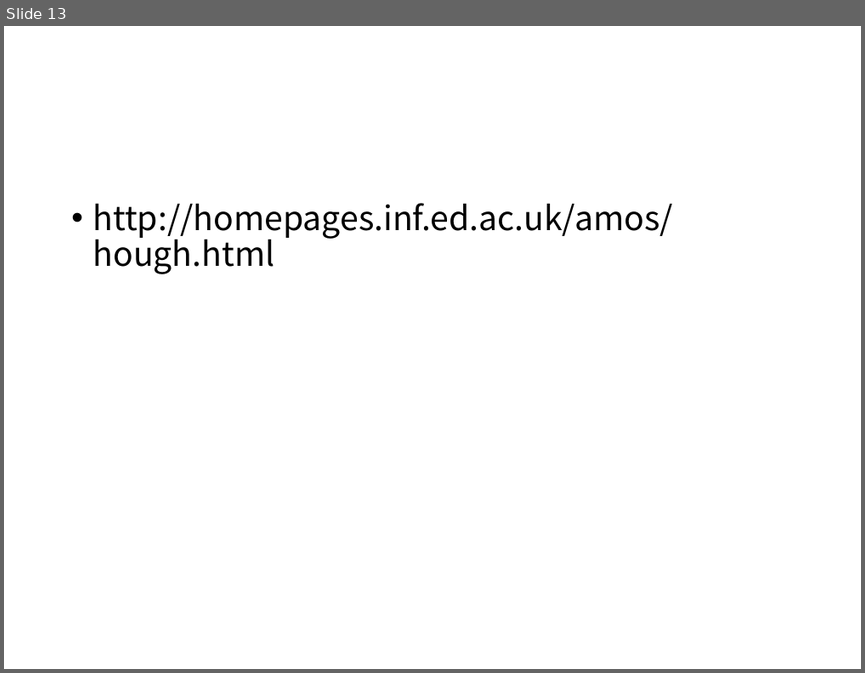
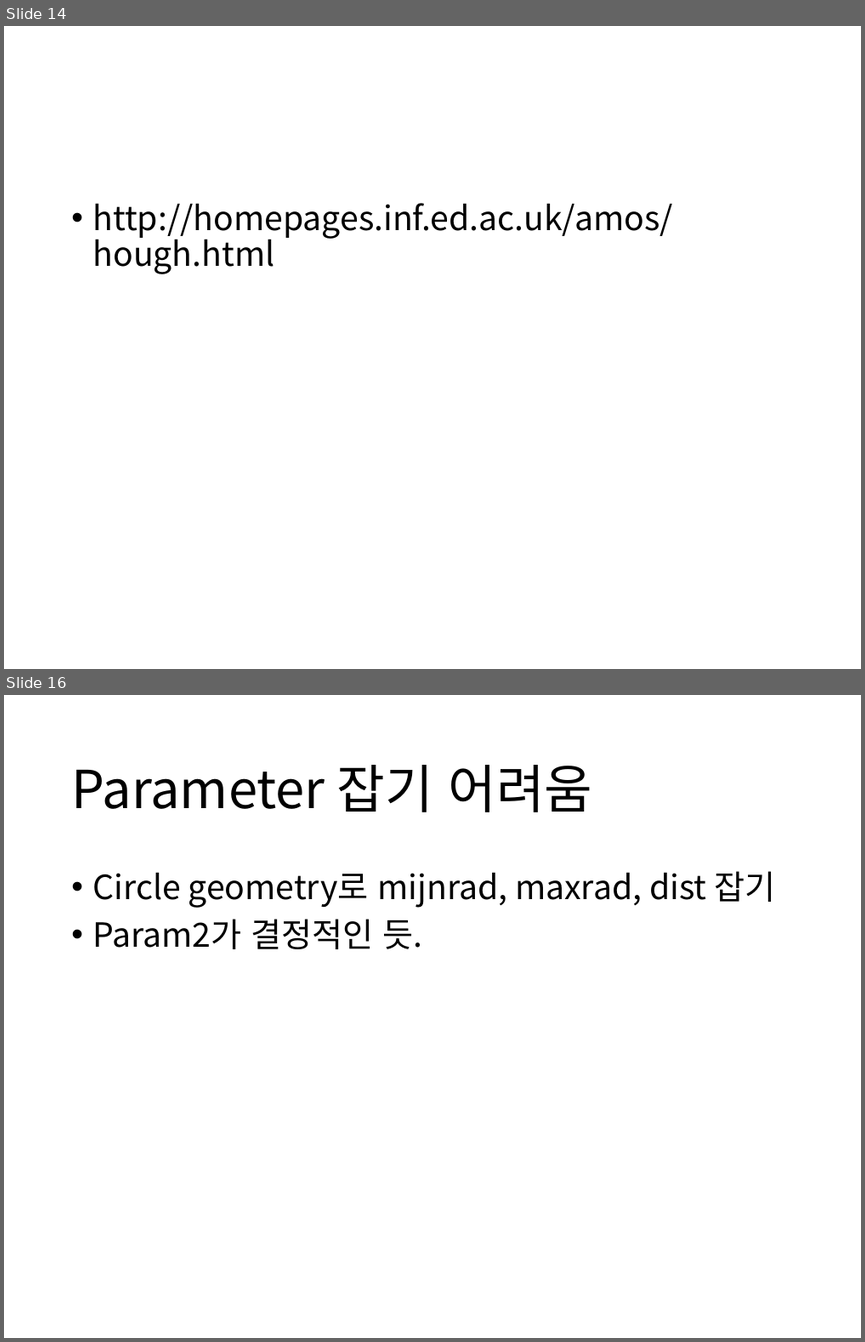
Before and after one commit to boy1089/MyProject, a slide deck: hough transform/hough transform ver1.pptx. Shown one above the other, each under a label of ours: slide 13 before the commit, slides 14 and 16 after it; the slides between them are not shown. The pictures are 865x673 and 865x1342 pixels, drawn with LibreOffice and Linux fonts; fonts in the diff are those of the drawing. Boxes give left, top, right and bottom in pixels: in the first picture for what was removed or moved away, otherwise in the second. Text is boxed around its words. In the diff, an @@ line names an element or a change of style, - is before the commit and + after.

```diff
--- a/hough transform/hough transform ver1.pptx
+++ b/hough transform/hough transform ver1.pptx
@@ slide 16 added at box(4, 695, 861, 1338), background #FFFFFF @@
@@ title added at box(71, 765, 592, 812), 44 pt, text #000000 @@
+Parameter 잡기 어려움
@@ text added at box(93, 871, 775, 949), 28 pt, text #000000 @@
+• Circle geometry로 mijnrad, maxrad, dist 잡기
+• Param2가 결정적인 듯.
@@ what was slide 13 is now slide 14 @@
```
Also in this commit, not shown: 5 slides changed, 2 other slides added, 3 other files.
